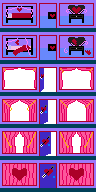
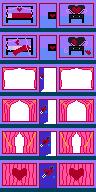
The second w=96, h=192 image is a revision of the first. Changes to its layers:
painted on "Background" over [8, 16, 93, 111]
